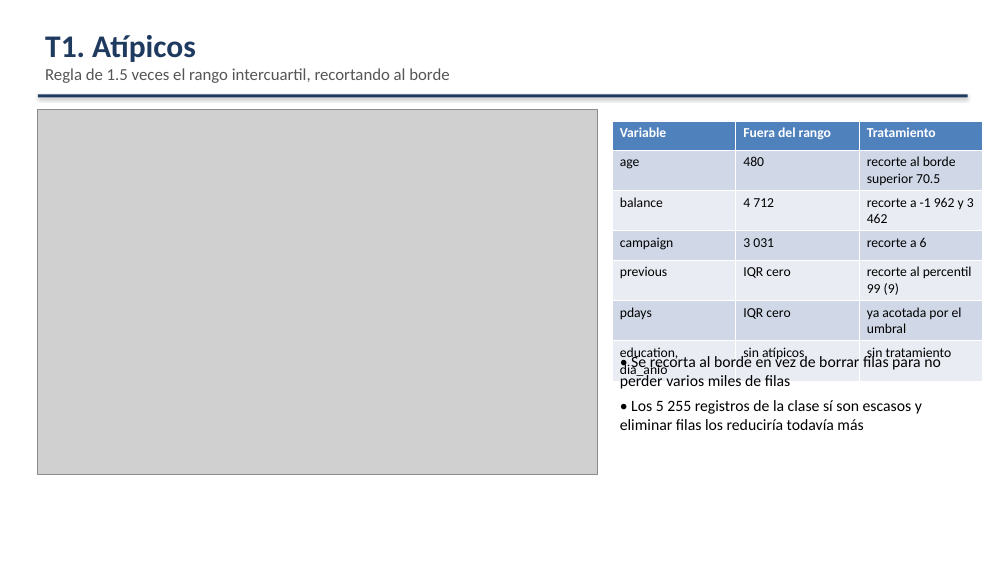
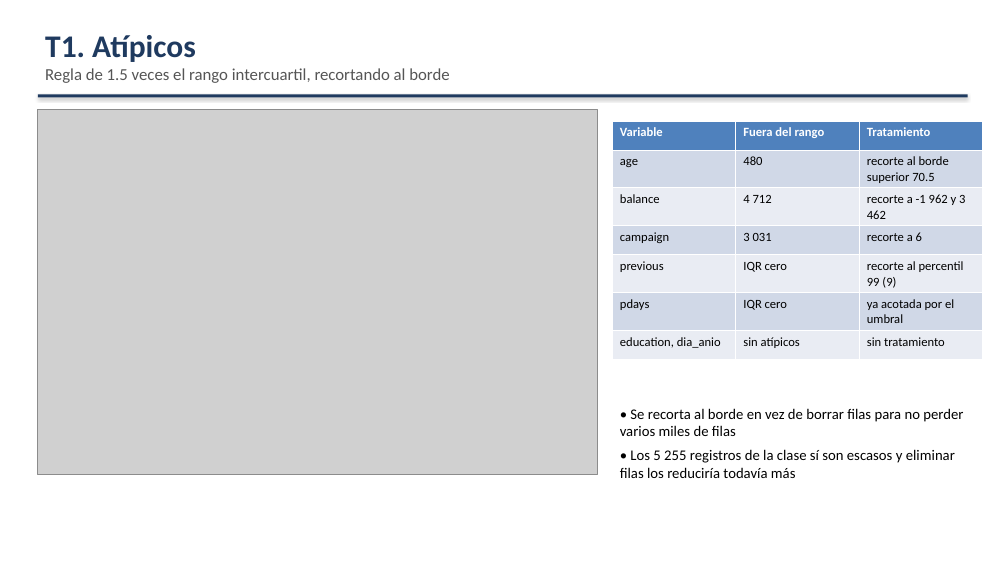
Before and after one commit to Checho019/maestria-inteligencia-computacional, a slide deck: slide 9 of Exposicion Bank/exposicion_bank.pptx. Drawn at 1008x567 pixels with LibreOffice and Linux fonts; fonts in the diff are those of the drawing; grey boxes stand for pictures. Boxes give left, top, right and bottom in pixels: in the first picture for what was removed or moved away, otherwise in the second. Text is boxed around its words. In the diff, an @@ line names an element or a change of style, - is before the commit and + after.

```diff
--- a/Exposicion Bank/exposicion_bank.pptx
+++ b/Exposicion Bank/exposicion_bank.pptx
@@ table at bbox=[613, 121, 982, 352] @@
@@ size 13 to 12 pt @@
@@ text "• Se recorta al borde ...": place and size @@
-text "• Se recorta al borde ..." at bbox=[620, 353, 941, 430]
+text "• Se recorta al borde ..." at bbox=[620, 408, 963, 478]
@@ text "• Se recorta al borde ..." at bbox=[620, 408, 963, 478]: size 15 to 14 pt @@
```
Also in this commit, not shown: 1 other slide changed, 4 other files.
